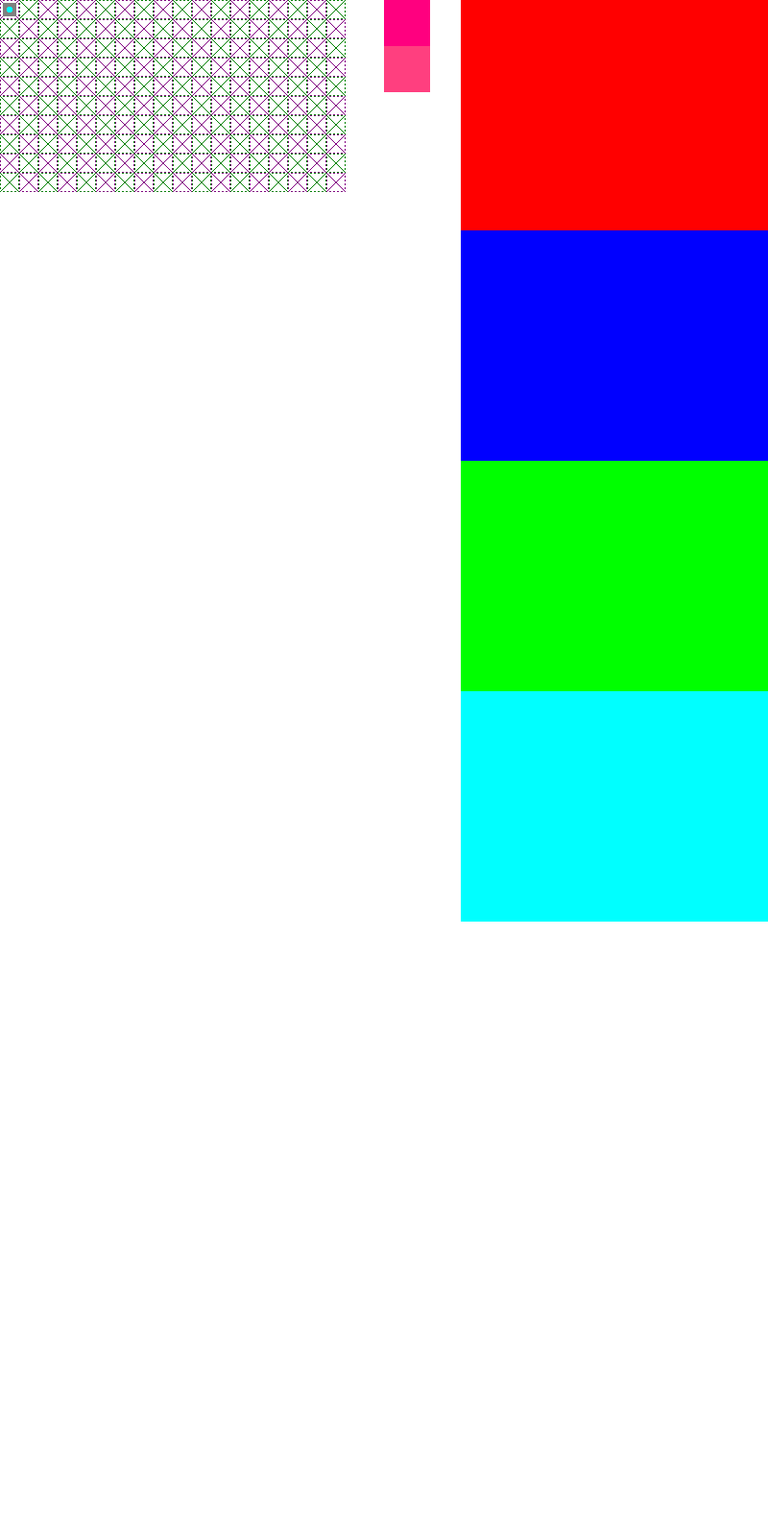
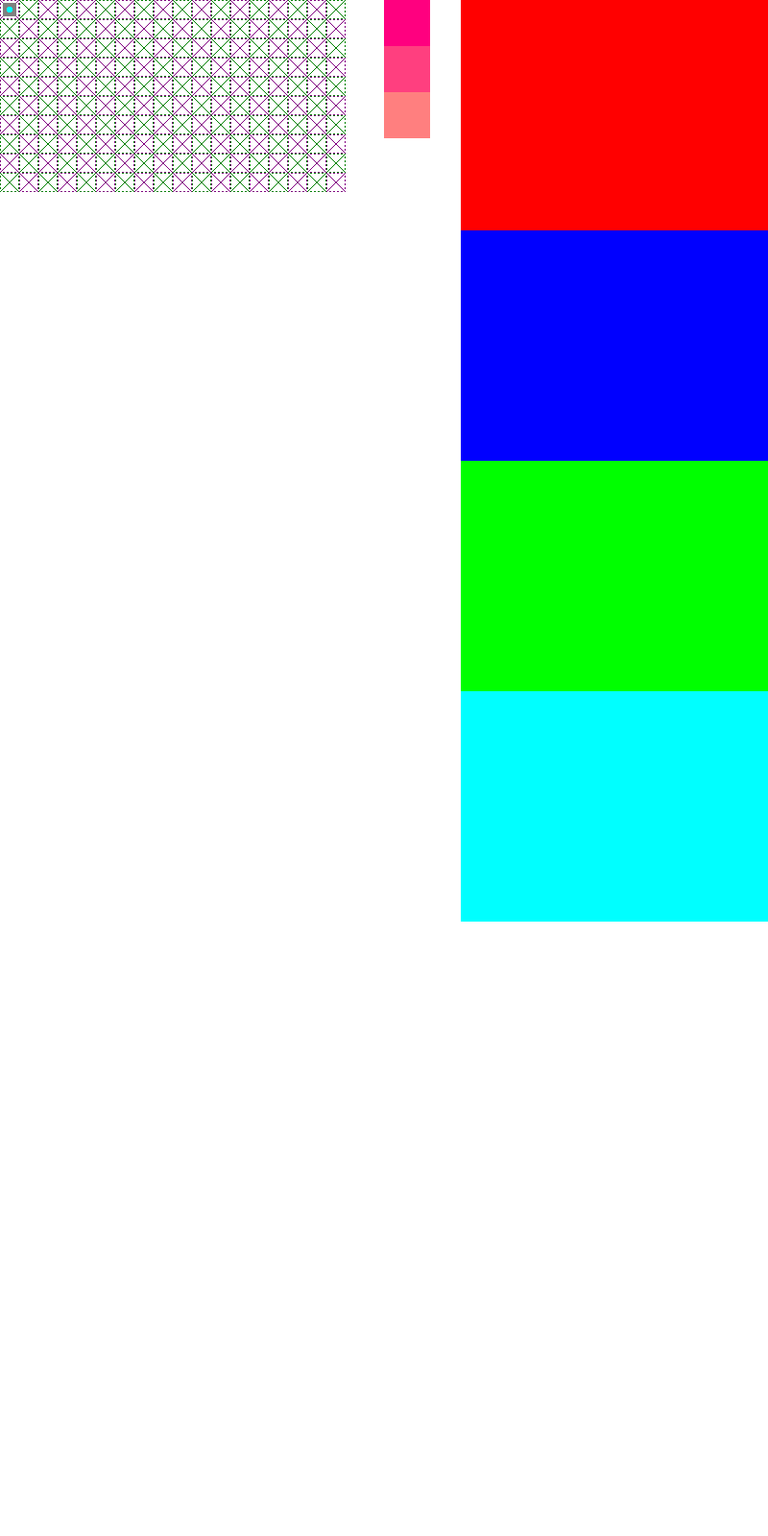
Two versions of the same layered image (768×1536). Layer-by-layer changes:
painted on "stuff" over <box>383,92,431,139</box>
